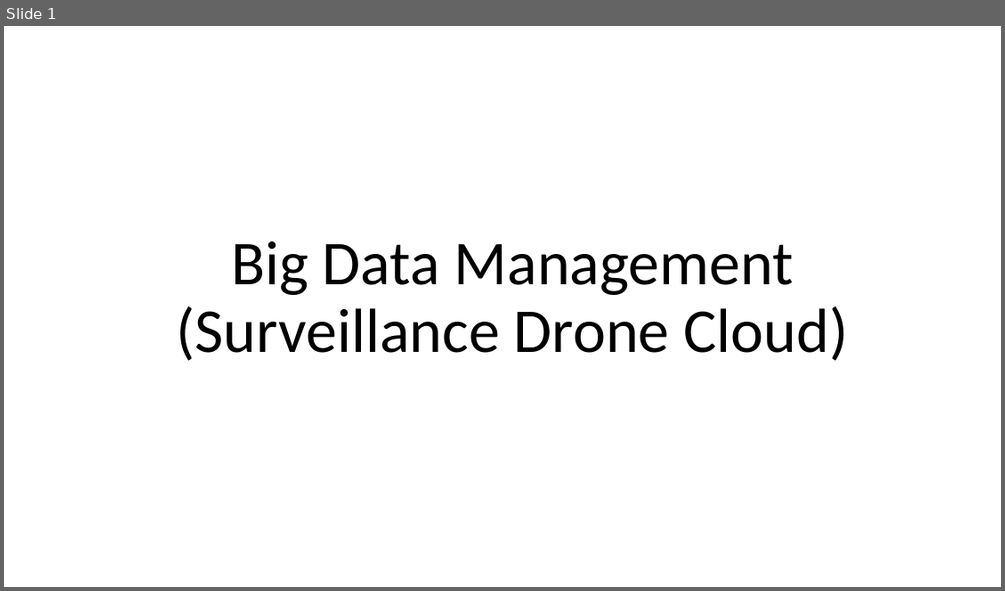
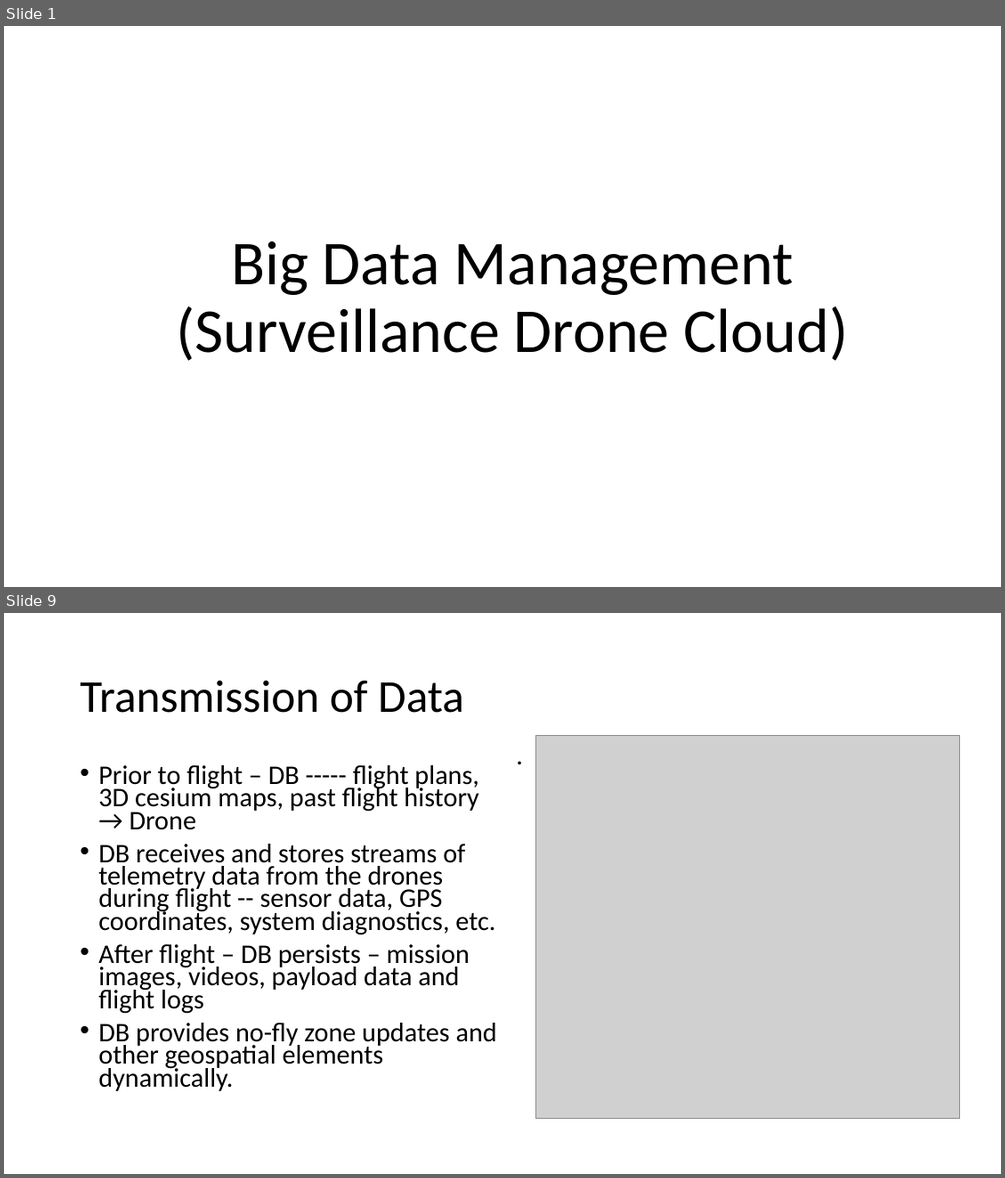
Before and after one commit to chriscwang/droneServiceCloud-1, a slide deck: weeklyMeetingsandDocuments/Big Data Management.pptx. Shown one above the other, each under a label of ours: slide 1 before the commit, slides 1 and 9 after it; the slides between them are not shown. The pictures are 1005x591 and 1005x1178 pixels, drawn with LibreOffice and Linux fonts; fonts in the diff are those of the drawing; grey boxes stand for pictures. Boxes give left, top, right and bottom in pixels: in the first picture for what was removed or moved away, otherwise in the second. Text is boxed around its words. In the diff, an @@ line names an element or a change of style, - is before the commit and + after.

```diff
--- a/weeklyMeetingsandDocuments/Big Data Management.pptx
+++ b/weeklyMeetingsandDocuments/Big Data Management.pptx
@@ slide 9 added at [4,613,1001,1174], background #FFFFFF @@
@@ title added at [80,680,464,713], 44 pt, text #000000 @@
+Transmission of Data
@@ text added at [509,742,933,1118], 25.9 pt, text #000000 @@
+.
@@ picture added at [535,735,960,1118] @@
@@ text added at [98,765,497,1091], 25.9 pt, text #000000 @@
+• Prior to flight – DB ----- flight plans, 3D cesium maps, past flight history → Drone
+• DB receives and stores streams of telemetry data from the drones during flight -- sensor data, GPS coordinates, system diagnostics, etc.
+• After flight – DB persists – mission images, videos, payload data and flight logs
+• DB provides no-fly zone updates and other geospatial elements dynamically.
```
Also in this commit, not shown: 3 slides changed, 9 other slides added, 1 slide removed.
